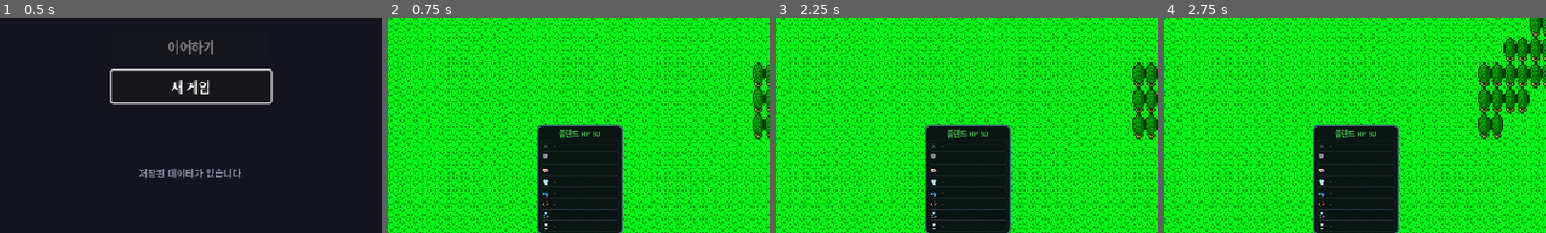
Above: before the commit, frames 1-4 (left to right).
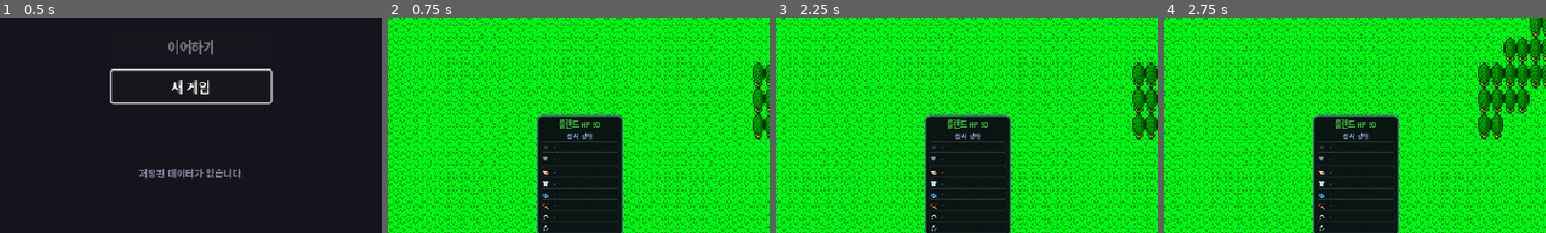
Above: after the commit, the same moments.

Repository: limmmmmmn/Appears-Appears
Game: Godot game, scene res://scenes/main/Main.tscn
Same seed, same stepped clock (60 frames per second), same inputs: the game is played once before the commit and once after it.
Inputs (mouse positions are % of the whole screen's width and height, from its top left):
- Up to frame 1 (0.5 s): no input
- Up to frame 2 (0.75 s): click "새 게임" at 0.5 s
- Up to frame 3 (2.25 s): click "☰" at 1.25 s; tap Enter at 2, 2.1 s; move the mouse to (72, 45) at 2.02 s; hold Right (ui_right) from 2.03 s (still down); click (72, 45) at 2.17 s
- Up to frame 4 (2.75 s): keep holding Right (ui_right); tap Space at 2.27 s
The pictures show only the part of the screen within x 25-75%, y 50-100%; the shares and areas given below are measured in that part.

Frame 1 is identical in both runs. In frame 2, 2.4% of the frame differs, in the area x 39-62%, y 44-100%; in frame 3, 2.4%; in frame 4, 2.4%.

Commit message:
feat: 히어로카드에 직업/기술 표시 추가
이름 라벨 아래에 SkillLabel 추가: "전사 강타", "마법사 파이어볼" 등
basic_attack 제외한 클래스 스킬명 표시, 카드 높이 135→148px

https://claude.ai/code/session_01CvFn3fwLxn1aPxjxeSNfPg

Diff:
--- a/scenes/ui/HeroCard.tscn
+++ b/scenes/ui/HeroCard.tscn
@@ -19,7 +19,7 @@
 corner_radius_bottom_right = 6
 
 [node name="HeroCard" type="Control"]
-custom_minimum_size = Vector2(108, 135)
+custom_minimum_size = Vector2(108, 148)
 mouse_filter = 2
 size_flags_vertical = 8
 script = ExtResource("1_script")
@@ -46,6 +46,14 @@
 horizontal_alignment = 1
 text = "영웅"
 
+[node name="SkillLabel" type="Label" parent="Panel/VBox"]
+unique_name_in_owner = true
+layout_mode = 2
+theme_override_font_sizes/font_size = 8
+theme_override_colors/font_color = Color(0.55, 0.65, 0.8, 1)
+horizontal_alignment = 1
+text = ""
+
 [node name="EquipSection" type="VBoxContainer" parent="Panel/VBox"]
 unique_name_in_owner = true
 layout_mode = 2
--- a/scripts/ui/field/HeroCard.gd
+++ b/scripts/ui/field/HeroCard.gd
@@ -20,6 +20,7 @@
 
 @onready var panel: PanelContainer = %Panel
 @onready var name_label: Label = %NameLabel
+@onready var skill_label: Label = %SkillLabel
 @onready var equip_section: VBoxContainer = %EquipSection
 
 var hero_index: int = -1
@@ -93,6 +94,7 @@
 		return
 	hero_id = hero.id
 	_update_name_hp(hero)
+	_update_skill_info(hero)
 	_update_equips(hero)
 
 
@@ -110,6 +112,22 @@
 	else:
 		color = HP_COLOR_HIGH
 	name_label.add_theme_color_override("font_color", color)
+
+
+func _update_skill_info(hero: Hero) -> void:
+	var class_name_str: String = hero.hero_class_name
+	var skills: Array = hero.get_available_skills()
+	var skill_names: Array = []
+	for skill_id in skills:
+		if skill_id == "basic_attack":
+			continue
+		var sdata: Dictionary = DataManager.get_skill(skill_id)
+		var sname: String = sdata.get("name", skill_id)
+		skill_names.append(sname)
+	if skill_names.is_empty():
+		skill_label.text = class_name_str
+	else:
+		skill_label.text = "%s %s" % [class_name_str, " ".join(skill_names)]
 
 
 func _update_equips(hero: Hero) -> void:
